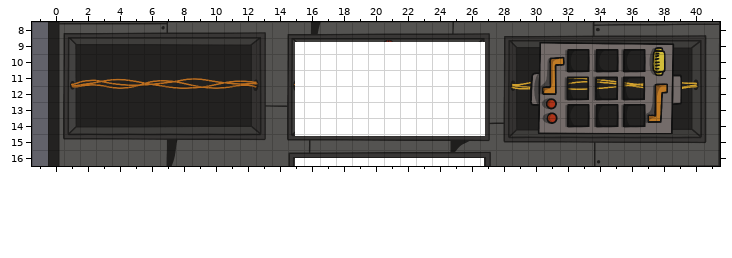
Tiled map: gxpengine_template/bin/Debug/Assets/LVL1.tmx. The picture above is the old version.
Cells are 32x32 px. Shown: x -1..41, y 8..16.
Once edited:
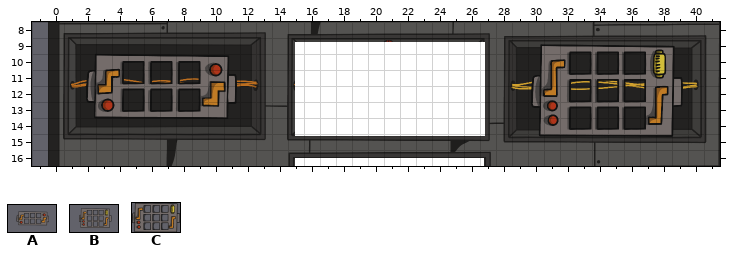
Key: from "Maze3x2": A 0; from "Maze3x3": B 0; from "Maze_Bg": C 0.
Objects are placed by their top-left corner, in cells (3,4 is the top-left corner of cell 3,4); size is 1x1 cell unless given.
The edit:
Layer "Object Layer 1":
added: A "maze3x2" at -0.1,8 size 14x8
added: B "maze3x3" at 27.5,8.4 size 14x8
removed: C "maze2" at 30.2,9.3 size 9.5x5.7
